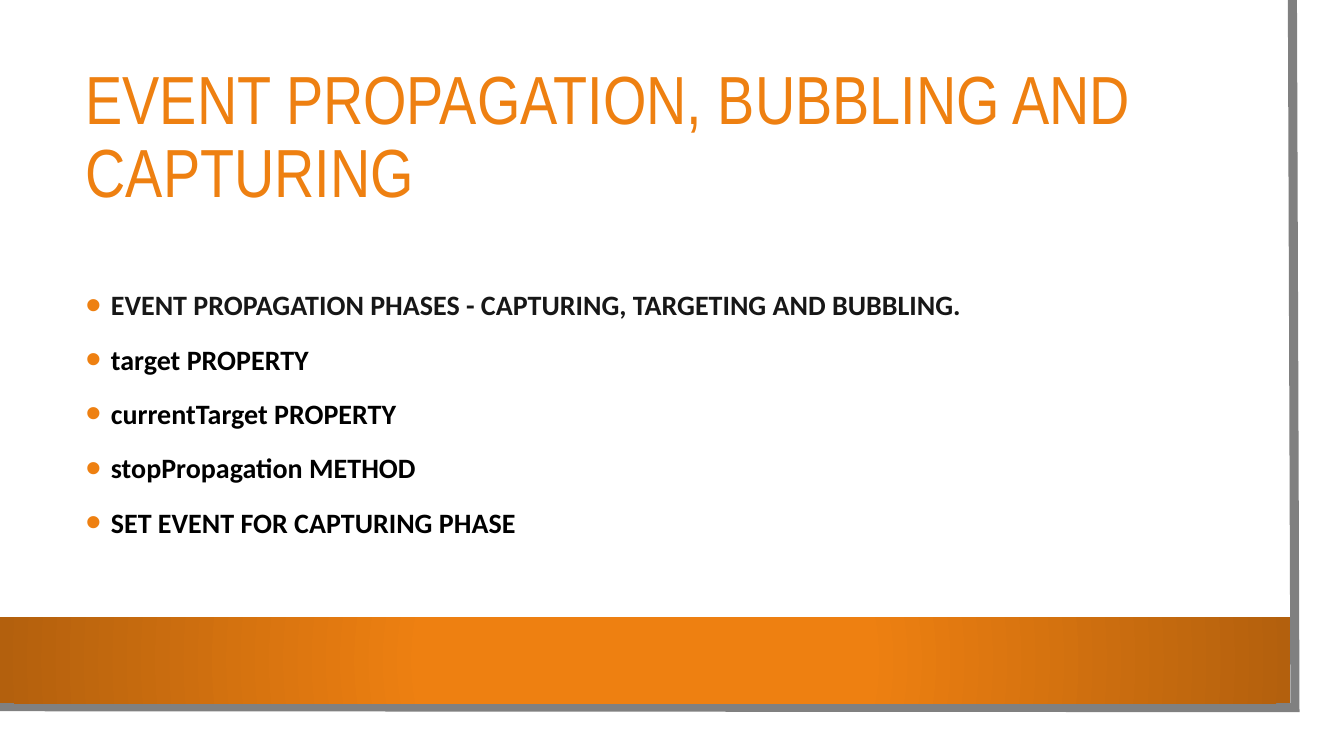
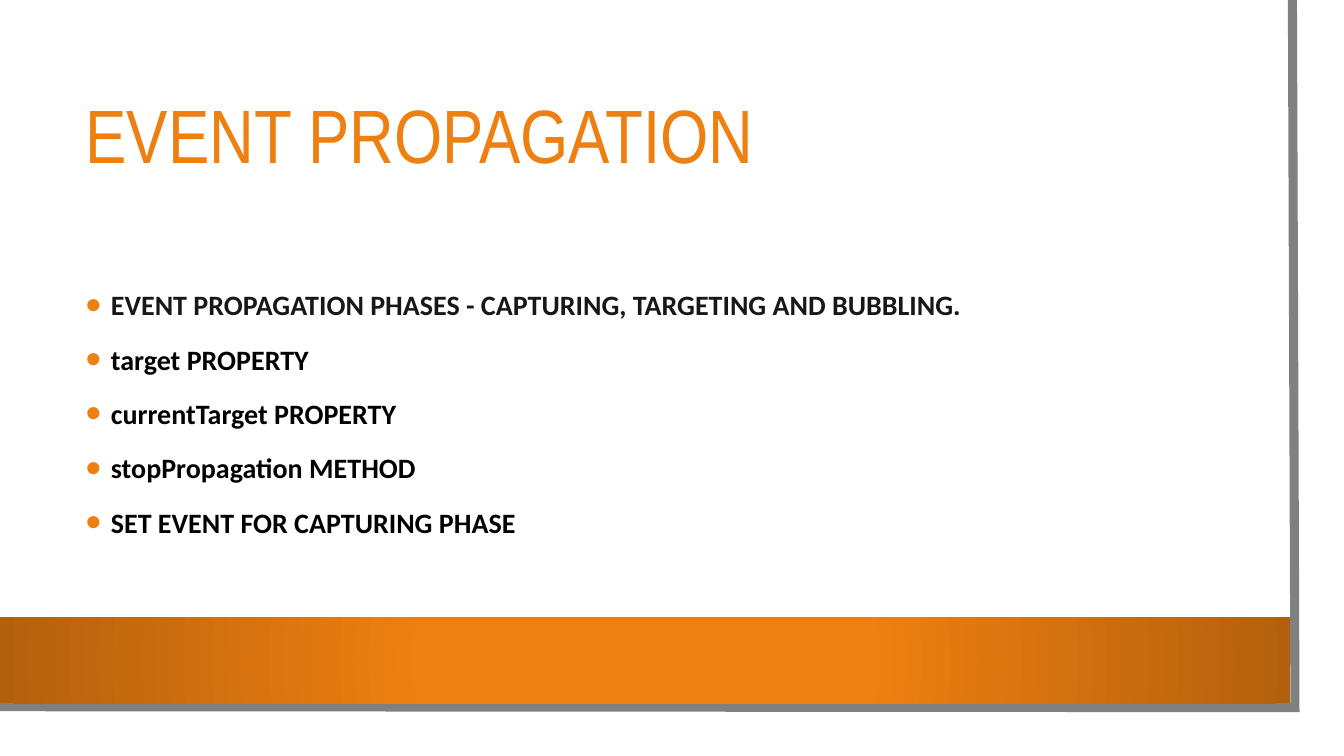
Before and after one commit to adel-nodehi/JS-6-1, a slide deck: slide 3 of powerpoint/JS.pptx. Drawn at 1344x756 pixels with LibreOffice and Linux fonts; fonts in the diff are those of the drawing; background and template pictures are left out. Boxes give left, top, right and bottom in pixels: in the first picture for what was removed or moved away, otherwise in the second. Text is boxed around its words. In the diff, an @@ line names an element or a change of style, - is before the commit and + after.

Commit message:
powerpoint updated

```diff
--- a/powerpoint/JS.pptx
+++ b/powerpoint/JS.pptx
@@ title at (86,110,753,164): text changed; size 48.6 to 54 pt @@
-EVENT PROPAGATION, BUBBLING AND CAPTURING
+EVENT PROPAGATION
```
Also in this commit, not shown: 1 other slide changed.
